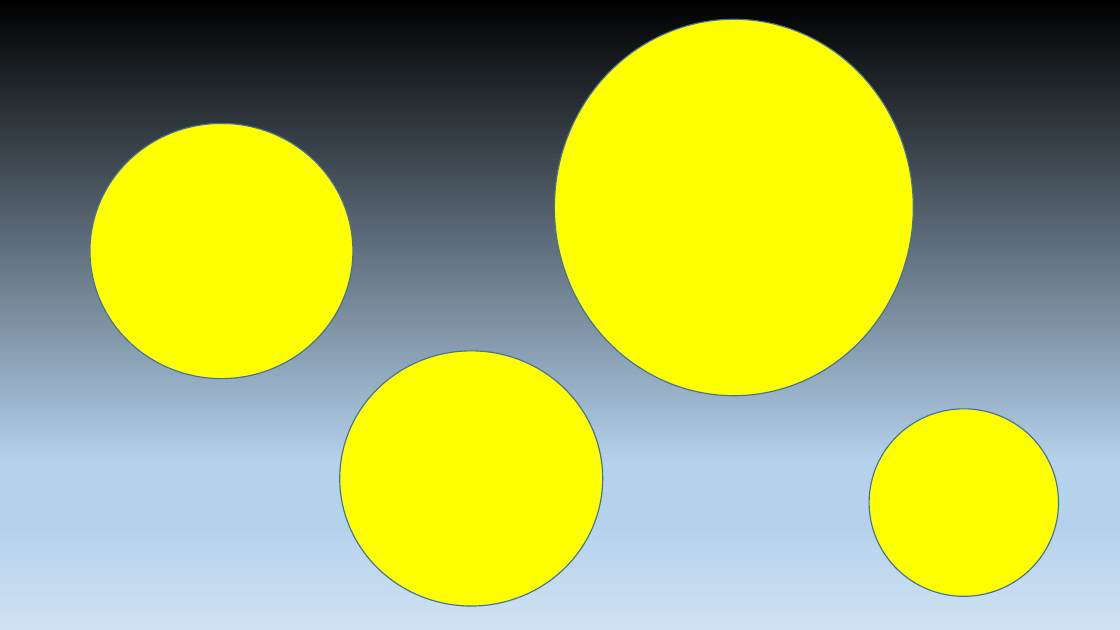
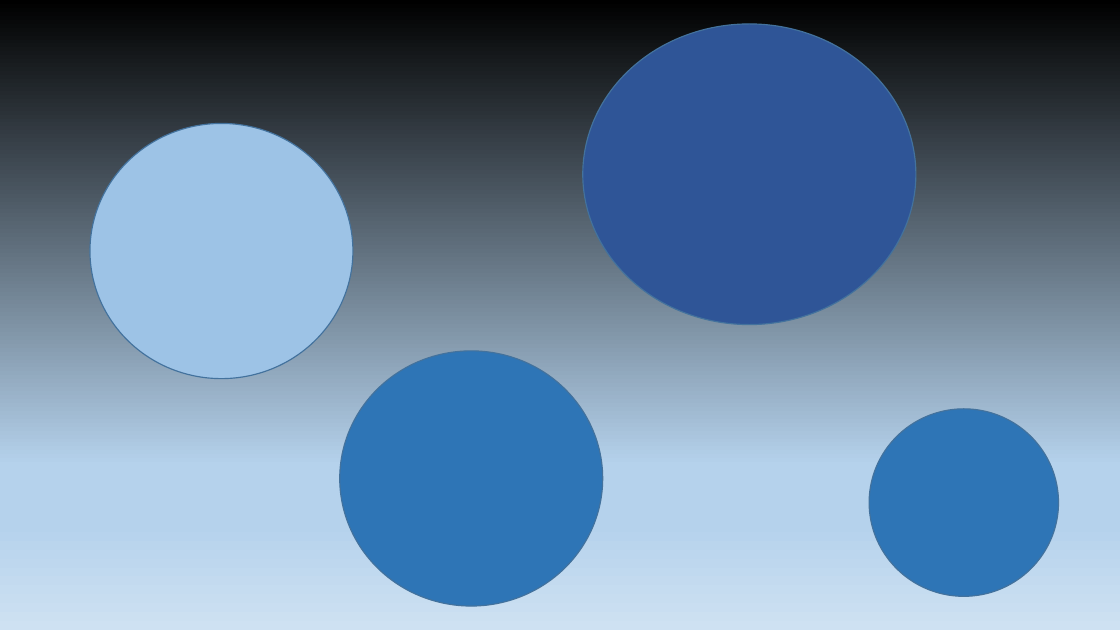
Before and after one commit to aesatchien/FRC2429_vision, a slide deck: slide 3 of 2020/training/Balls.pptx (slide 1 before the commit). Drawn at 1120x630 pixels with LibreOffice and Linux fonts; fonts in the diff are those of the drawing. Boxes give left, top, right and bottom in pixels: in the first picture for what was removed or moved away, otherwise in the second. Text is boxed around its words. In the diff, an @@ line names an element or a change of style, - is before the commit and + after.

```diff
--- a/2020/training/Balls.pptx
+++ b/2020/training/Balls.pptx
@@ ellipse: place and size @@
-ellipse at [555,19,913,396]
+ellipse at [583,24,917,325]
@@ ellipse at [583,24,917,325]: fill #FFFF00 to #2F5597 @@
@@ ellipse at [90,124,353,379]: fill #FFFF00 to #9DC3E6 @@
@@ ellipse at [339,351,602,607]: fill #FFFF00 to #2E75B6 @@
@@ ellipse at [870,409,1059,597]: fill #FFFF00 to #2E75B6 @@
```
Also in this commit, not shown: 7 slides added, 8 other files.
